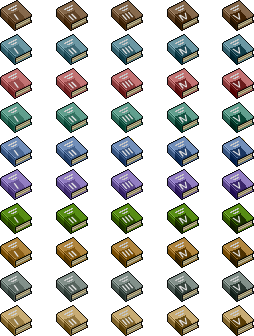
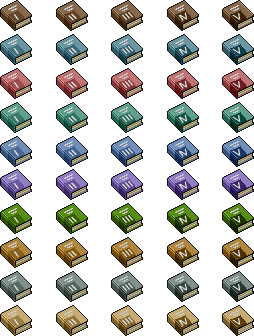
Layers edited between the first and the second 254px x 336px image:
added group "Group 1" with 16 layers in group "Book_Options" over [left=0, top=0, right=254, bottom=336]
moved "R - SILVER + Rc_p" into group "Group 1" over [left=0, top=0, right=254, bottom=336]
hid "R - G_c + W_t + Rc_p", moved it into group "Group 1" over [left=0, top=0, right=254, bottom=336]
hid "R - GOLD + Wht_p", moved it into group "Group 1" over [left=0, top=0, right=254, bottom=336]
hid "R - GOLD + Rice_p", moved it into group "Group 1" over [left=0, top=0, right=254, bottom=336]
hid "R - GOLD", moved it into group "Group 1" over [left=0, top=0, right=254, bottom=336]
hid "RN - GOLD", moved it into group "Group 1" over [left=0, top=0, right=254, bottom=336]
hid "RN - GOLD - S_p", moved it into group "Group 1" over [left=0, top=0, right=254, bottom=336]
hid "RN - SILVER", moved it into group "Group 1" over [left=0, top=0, right=254, bottom=336]
hid "RN - Gld / Slv + Rc_p", moved it into group "Group 1" over [left=0, top=0, right=254, bottom=336]
hid "Nb - GOLD + S-p", moved it into group "Group 1" over [left=0, top=0, right=254, bottom=336]
hid "Nb - GOLD", moved it into group "Group 1" over [left=0, top=0, right=254, bottom=336]
hid "Nb - SILVER - No_t", moved it into group "Group 1" over [left=0, top=0, right=254, bottom=336]
hid "Nb - SILVER", moved it into group "Group 1" over [left=0, top=0, right=254, bottom=336]
hid "N - SILVER - No_t", moved it into group "Group 1" over [left=0, top=0, right=254, bottom=336]
hid "N - SILVER", moved it into group "Group 1" over [left=0, top=0, right=254, bottom=336]
hid "N - WHITE", moved it into group "Group 1" over [left=0, top=0, right=254, bottom=336]
